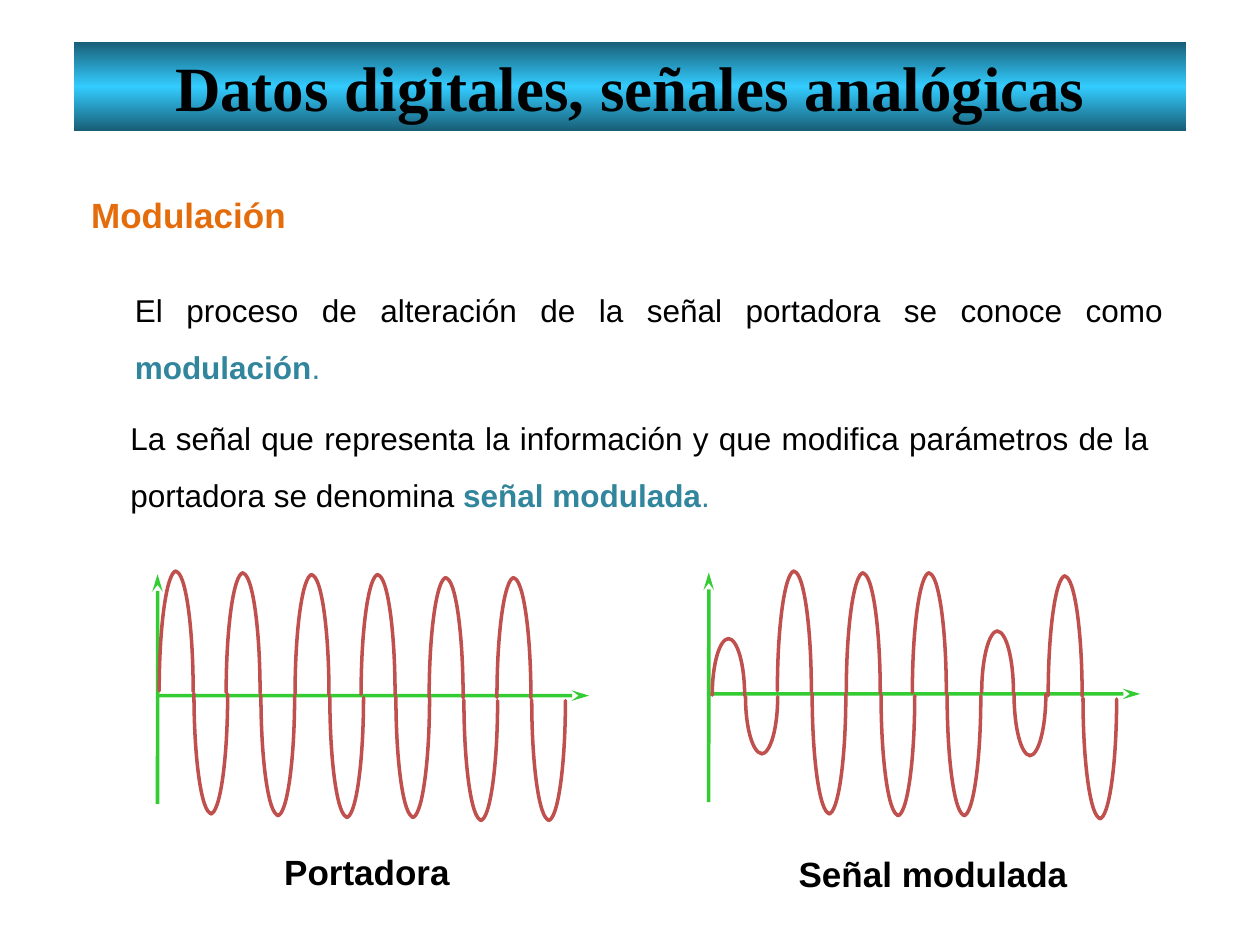
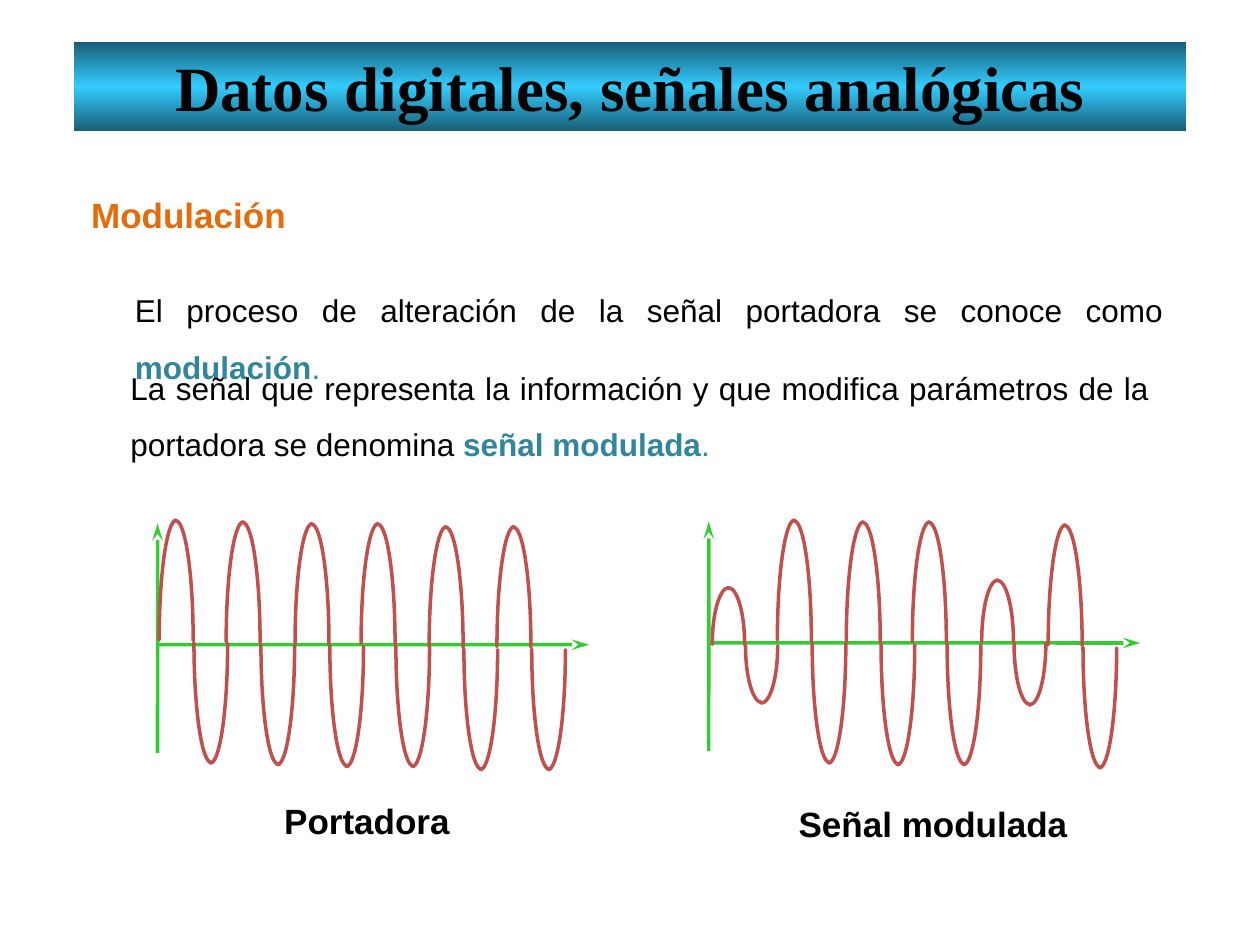
Before and after one commit to lizetheP/Redes1, a slide deck: slide 7 of CalendarioAgo20/Presentaciones/9_DigitalesAnalogicas.pptx. Drawn at 1260x945 pixels with LibreOffice and Linux fonts; fonts in the diff are those of the drawing. Boxes give left, top, right and bottom in pixels: in the first picture for what was removed or moved away, otherwise in the second. Text is boxed around its words. In the diff, an @@ line names an element or a change of style, - is before the commit and + after.

```diff
--- a/CalendarioAgo20/Presentaciones/9_DigitalesAnalogicas.pptx
+++ b/CalendarioAgo20/Presentaciones/9_DigitalesAnalogicas.pptx
@@ 48 freeform shapes, 4 arrows, 3 texts: place and size @@
-48 freeform shapes, 4 arrows, 3 texts at bbox=[130, 426, 1149, 888]
+48 freeform shapes, 4 arrows, 3 texts at bbox=[130, 375, 1149, 838]
```
Also in this commit, not shown: 3 other slides changed, 2 other files.
